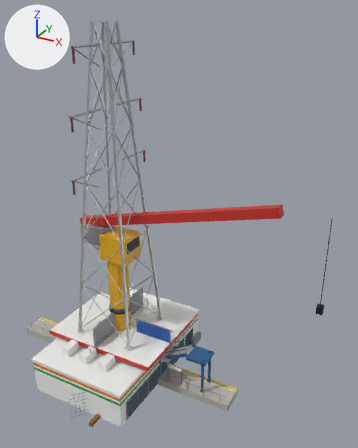
Two versions of the glTF model assets/glb/street.glb, one commit apart.
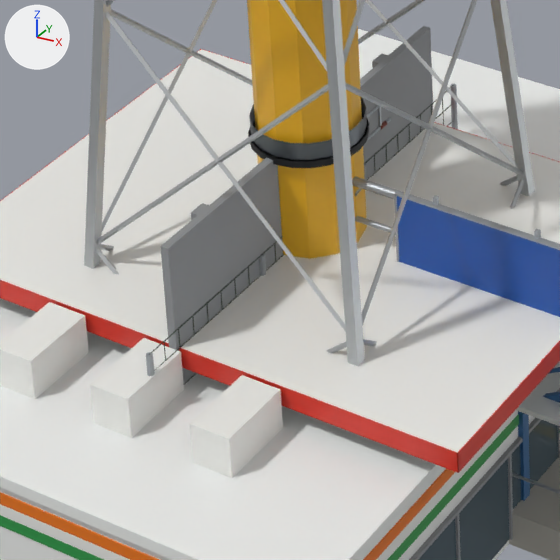
Each version appears first whole from a camera (50 mm lens) standing at (30.7, -41.1, 41.3) and looking at (7.1, 1.7, 19.9), and next in a close-up on the part from 17% to 47% of the width and 63% to 87% of the height. Arrows for +X, +Y and +Z are at upper left; the lights stay in place. The last two pictures show the newer version. Where no turn or scale is listed for an object, it has been applied to the vertices.

In view in the first close-up: 'backstop', 'billboard', 'gs_canopy', 'guide_face', 'guide_gantry', 'jib_crane', 'konbini', 'lighthouse_white', 'ob_stair', 'platform', 'pylon' and 1 more.
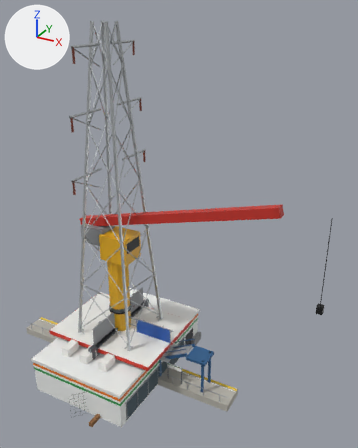
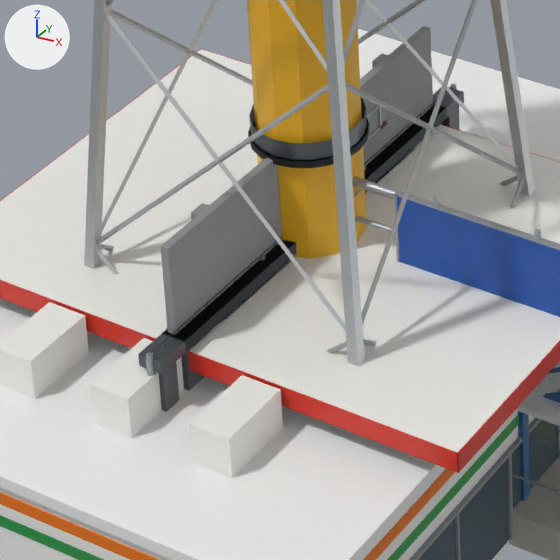
Where the change shows, as pixel boxes (x1, y1, x2, y2) in the close-ups (560 x 560 px):
'arcade_gate_okaido', added (mostly hidden): after (138, 87, 464, 412)
'arcade_gate_gintengai', added (mostly hidden): after (162, 104, 447, 391)
'arcade_gate_dogo', added (mostly hidden): after (184, 112, 438, 380)

Patch to the scene script:
```diff
--- a/assets/glb/street.glb.py
+++ b/assets/glb/street.glb.py
@@ ob_arcade_gate_okaido @@
+ob_arcade_gate_okaido = bpy.data.objects.new('arcade_gate_okaido', me_arcade_gate_okaido)  # 1134 vertices, 1086 faces; spans x -0.3..0.3, y -6.0..6.0, z 0.0..5.9; in mat_sp_arcframe (dark grey #5c6066), mat_nightglow_light_arcade_gate_okaido (dark blue #1e3c78), mat_sp_arcink_arcade_gate_okaido (white #ffffff)
+ob_arcade_gate_okaido.location = (0.0, 0.0, 0.0)
@@ ob_arcade_gate_gintengai @@
+ob_arcade_gate_gintengai = bpy.data.objects.new('arcade_gate_gintengai', me_arcade_gate_gintengai)  # 794 vertices, 770 faces; spans x -0.3..0.3, y -5.2..5.2, z 0.0..5.9; in mat_sp_arcframe (dark grey #5c6066), mat_nightglow_light_arcade_gate_gintengai (dark red #7a1e1e), mat_sp_arcink_arcade_gate_gintengai (yellow #f2d27a)
+ob_arcade_gate_gintengai.location = (0.0, 0.0, 0.0)
@@ ob_arcade_gate_dogo @@
+ob_arcade_gate_dogo = bpy.data.objects.new('arcade_gate_dogo', me_arcade_gate_dogo)  # 1206 vertices, 1176 faces; spans x -0.3..0.3, y -4.8..4.8, z 0.0..5.9; in mat_sp_arcframe (dark grey #5c6066), mat_nightglow_light_arcade_gate_dogo (black #2a221c), mat_sp_arcink_arcade_gate_dogo (beige #f2e6c8)
+ob_arcade_gate_dogo.location = (0.0, 0.0, 0.0)
```
